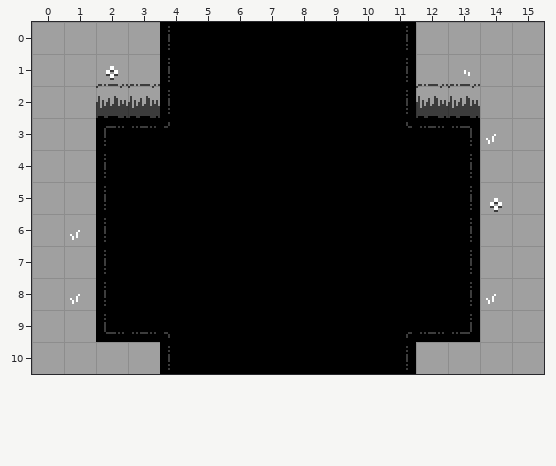
One commit to this Tiled map: art/rooms/GrassyTest_Standard_NS.tmx. Above is the file before it was changed.
Cells are 16x16 px. Shown: x 0..15, y 0..10.
The same view after the edit:
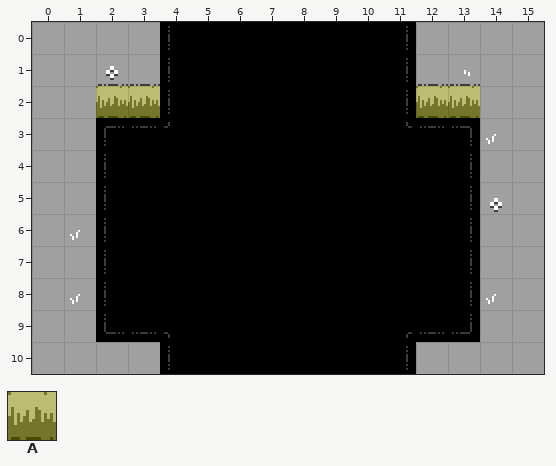
Key: from "Attributes": A 2.
_ is an empty cell.
Tiles of an added or newly shown layer are drawn over the layers below it.
See-through tiles are keyed as they look on the map.
Log entry: Do the multi-layer thing, add an attributes layer for rooms
The exact change:
Layer "Attributes" (added):
Tile A is added in row 2 at x 2 to 3 and 12 to 13.
Where, in picture pixels (left, top, right, bottom), the same in both pictures:
added: (96, 86, 160, 118)
added: (416, 86, 480, 118)
